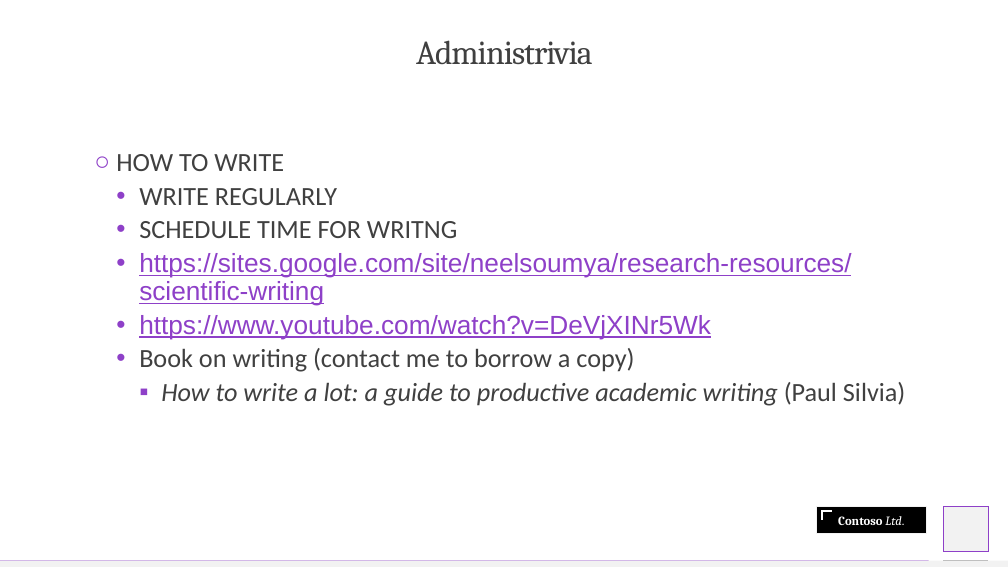
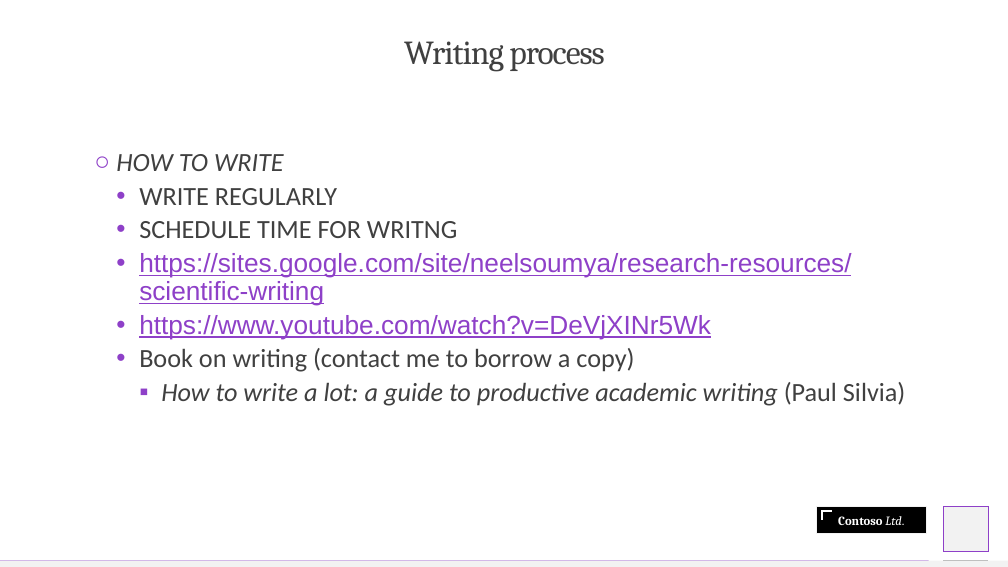
Before and after one commit to neelsoumya/special_topics_unconventional_AI, a slide deck: slide 6 of wrapup.pptx. Drawn at 1008x567 pixels with LibreOffice and Linux fonts; fonts in the diff are those of the drawing. Boxes give left, top, right and bottom in pixels: in the first picture for what was removed or moved away, otherwise in the second. Text is boxed around its words. In the diff, an @@ line names an element or a change of style, - is before the commit and + after.

```diff
--- a/wrapup.pptx
+++ b/wrapup.pptx
@@ title at <box>404,41,605,72</box>: text changed @@
-Administrivia
+Writing process
@@ text at <box>116,154,284,171</box>: italic on in "HOW TO WRITE" @@
```
Also in this commit, not shown: 3 other slides changed, 2 other files.
